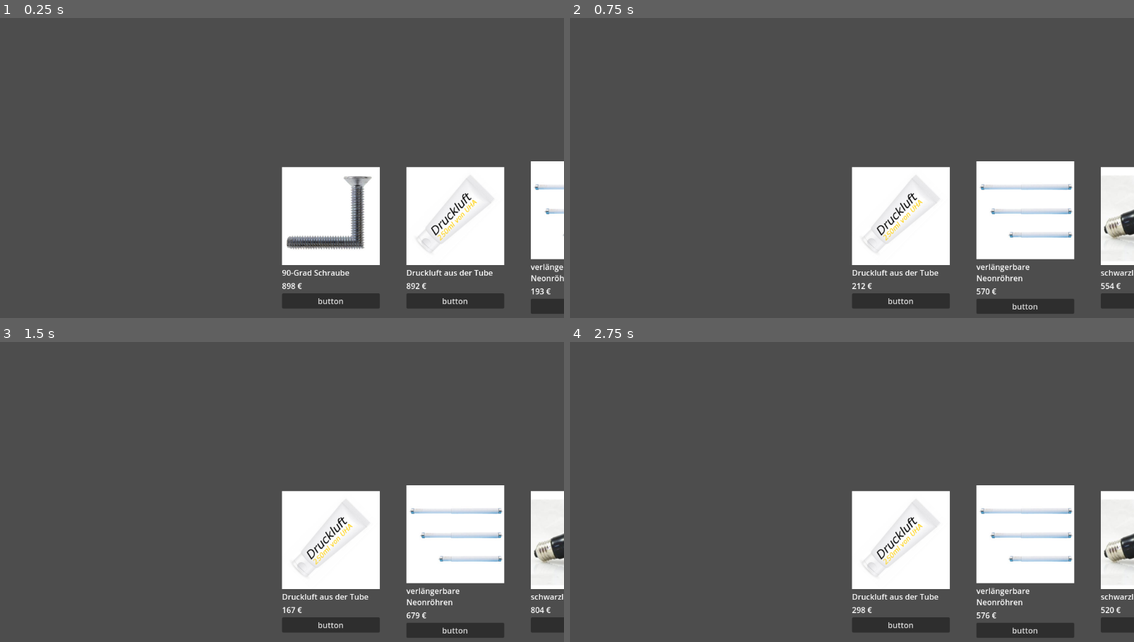
Above: before the commit, frames 1-4 (two rows, left to right).
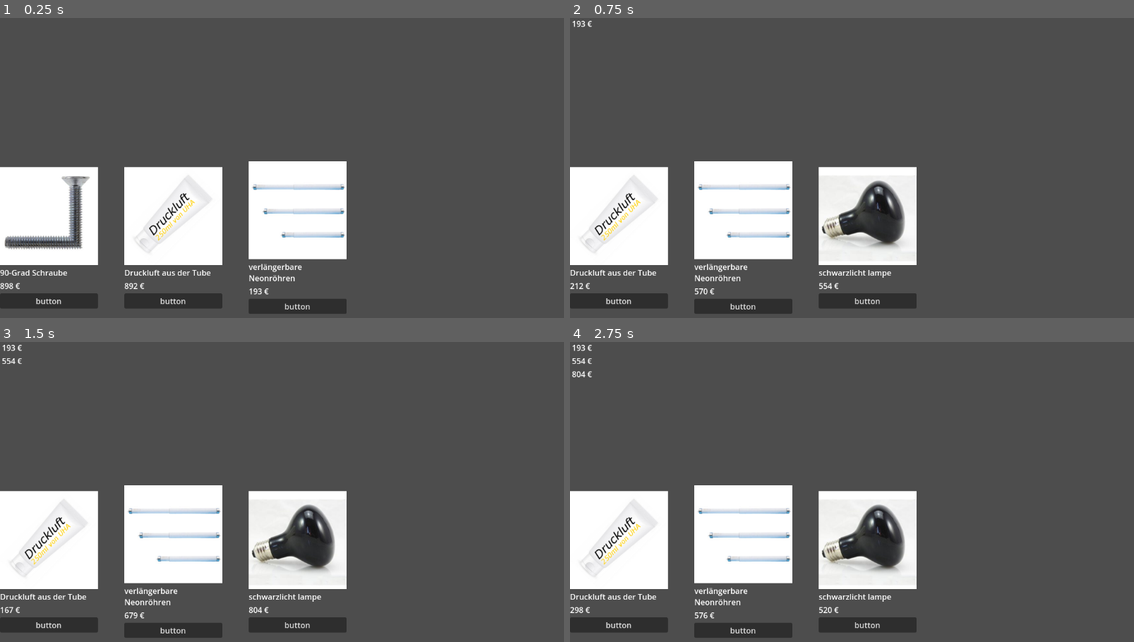
Above: after the commit, the same moments.

Repository: natureFrameworkManager/technologieoffen
Game: Godot game, scene res://main.tscn
Same seed, same stepped clock (60 frames per second), same inputs: the game is played once before the commit and once after it.
Inputs:
- Up to frame 1 (0.25 s): no input
- Up to frame 2 (0.75 s): click "button" at 0.5 s
- Up to frame 3 (1.5 s): click "button" at 1.25 s
- Up to frame 4 (2.75 s): click "button" at 2 s

The runs differ from the first frame. In frame 1, 29% of the frame differs, in the area x 0-100%, y 47-99%; in frame 2, 29%; in frame 3, 29%; in frame 4, 29%, in the area x 0-100%, y 0-99%.

Commit message:
communication via root node and inter-component 'state'

Diff:
--- a/investment_options.gd
+++ b/investment_options.gd
@@ -47,7 +47,9 @@
 		hbc.add_child(investment)
 	game_cycle =+ 1
 
+signal invested(price, revenue)
+
 func reroll(price, revenue):
-	print("uwu -- %s" % price)
+	invested.emit(price,revenue)
 	remove_child(get_node("hbc"))
 	get_options()
--- /dev/null
+++ b/main.gd
@@ -0,0 +1,11 @@
+extends Control
+
+# Called when the node enters the scene tree for the first time.
+func _ready():
+	$HBoxContainer/CenterContainer/InvestmentOptions.connect("invested", update_upon_investment)
+
+func update_upon_investment(price, revenue):
+	var node = Label.new()
+	node.text = price
+	get_node("HBoxContainer/InvestmentList").add_child(node)
+	get_node("HBoxContainer/InvestmentList").print_tree_pretty()
--- a/main.tscn
+++ b/main.tscn
@@ -1,6 +1,7 @@
-[gd_scene load_steps=2 format=3 uid="uid://bijjuuw0j332h"]
+[gd_scene load_steps=3 format=3 uid="uid://bijjuuw0j332h"]
 
 [ext_resource type="PackedScene" uid="uid://cisdlk5h0jusc" path="res://investment_options.tscn" id="1_a5b4d"]
+[ext_resource type="Script" path="res://main.gd" id="1_plnum"]
 
 [node name="Main" type="Control"]
 layout_mode = 3
@@ -9,8 +10,10 @@
 anchor_bottom = 1.0
 grow_horizontal = 2
 grow_vertical = 2
+script = ExtResource("1_plnum")
 
-[node name="CenterContainer" type="CenterContainer" parent="."]
+[node name="HBoxContainer" type="HBoxContainer" parent="."]
+layout_direction = 2
 layout_mode = 1
 anchors_preset = 15
 anchor_right = 1.0
@@ -18,5 +21,12 @@
 grow_horizontal = 2
 grow_vertical = 2
 
-[node name="InvestmentOptions" parent="CenterContainer" instance=ExtResource("1_a5b4d")]
+[node name="CenterContainer" type="CenterContainer" parent="HBoxContainer"]
 layout_mode = 2
+
+[node name="InvestmentOptions" parent="HBoxContainer/CenterContainer" instance=ExtResource("1_a5b4d")]
+layout_mode = 2
+
+[node name="InvestmentList" type="VBoxContainer" parent="HBoxContainer"]
+layout_direction = 2
+layout_mode = 2
